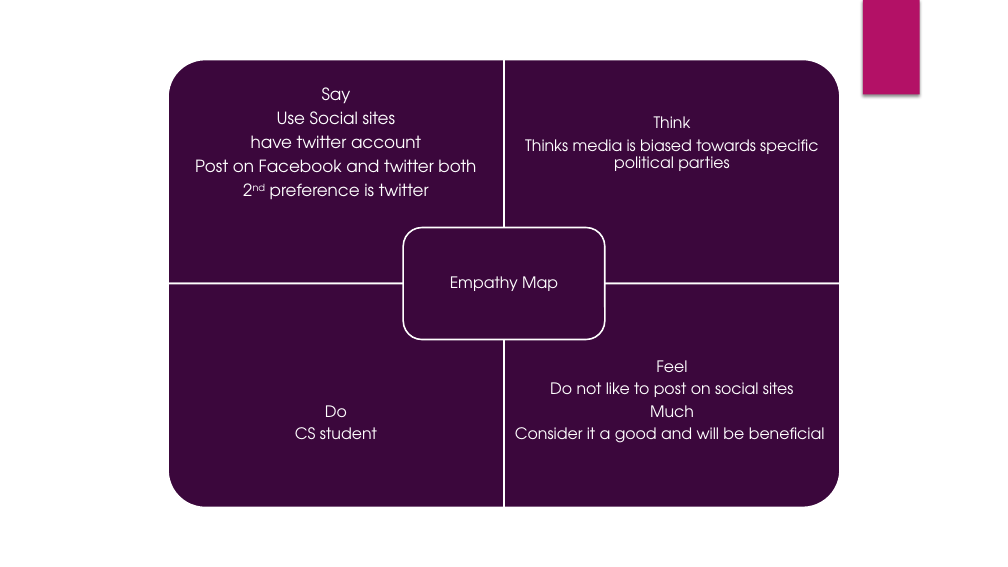
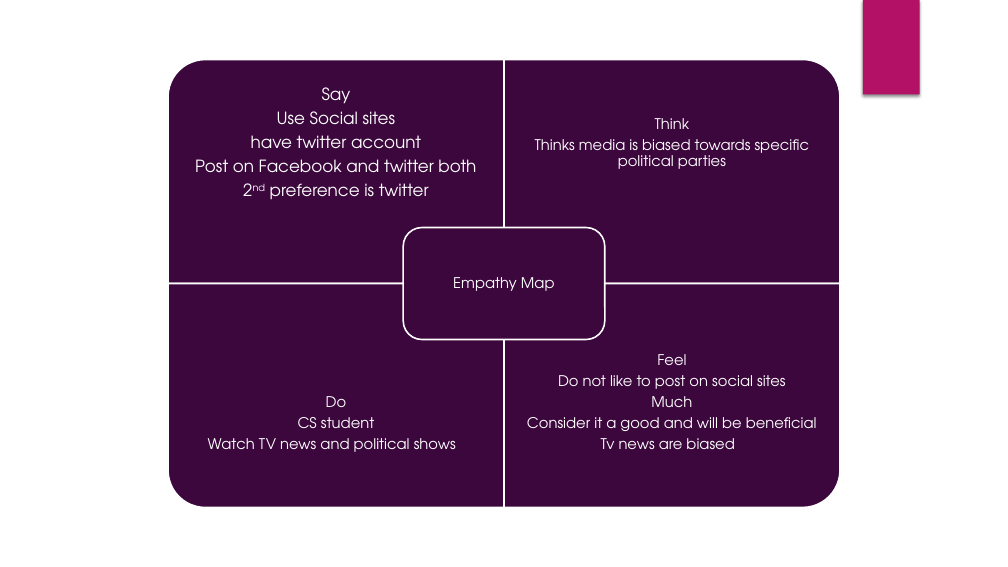
Before and after one commit to Zeeshanily/Citizen-Journalism, a slide deck: slide 15 of pj-task 1/Presentation.pptx. Drawn at 1008x567 pixels with LibreOffice and Linux fonts; fonts in the diff are those of the drawing. Boxes give left, top, right and bottom in pixels: in the first picture for what was removed or moved away, otherwise in the second. Text is boxed around its words. In the diff, an @@ line names an element or a change of style, - is before the commit and + after.

```diff
--- a/pj-task 1/Presentation.pptx
+++ b/pj-task 1/Presentation.pptx
@@ text "Think" at (x1=535, y1=118, x2=809, y2=169): size 15 to 14 pt @@
@@ text "Empathy Map" at (x1=453, y1=277, x2=555, y2=291): size 15 to 14 pt @@
@@ text at (x1=527, y1=354, x2=817, y2=431): size 15 to 14 pt in "Feel", "Do not like to post on social ...", "Much", "Consider it a good and will be ..." @@
@@ text at (x1=298, y1=396, x2=374, y2=428): size 15 to 14 pt in "Do", "CS student" @@
@@ text at (x1=208, y1=438, x2=456, y2=452): paragraph added @@
+Watch TV news and political shows
@@ text at (x1=601, y1=438, x2=734, y2=449): paragraph added @@
+Tv news are biased
```
Also in this commit, not shown: 5 other slides changed, 2 other files.
